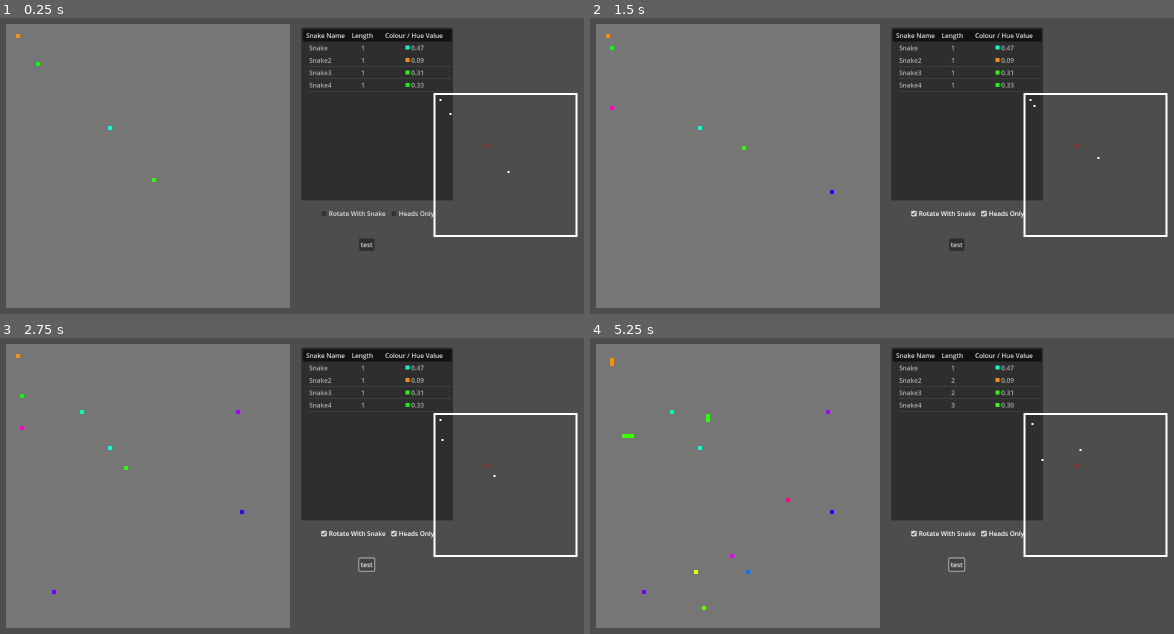
Above: before the commit, frames 1-4 (two rows, left to right).
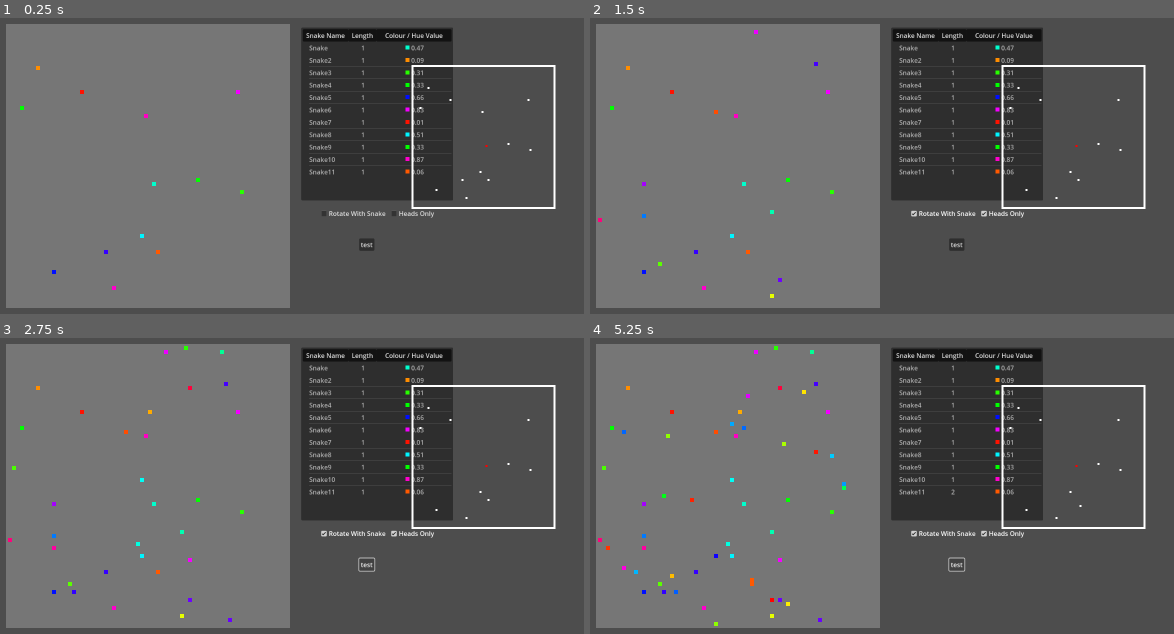
Above: after the commit, the same moments.

Repository: kwdChan/Snake-World
Game: Godot game, scene res://main.tscn
The game is run twice, just before and just after one commit, with the same random seed, the same clock (stepped at 60 frames per second) and the same inputs.
Inputs:
- Up to frame 1 (0.25 s): no input
- Up to frame 2 (1.5 s): click "Rotate With Snake" at 0.5 s; click "Heads Only" at 1.25 s
- Up to frame 3 (2.75 s): click "test" at 2 s
- Up to frame 4 (5.25 s): tap Enter at 2.75 s; hold Right (ui_right) 2.78-3.53 s; hold Down (ui_down) 3.53-4.28 s; hold Right (ui_right) 4.28-5.03 s; tap Space at 5 s; hold Up (ui_up) from 5.03 s (still down)

The runs differ from the first frame. In frame 1, 2.4% of the frame differs, in the area x 2-99%, y 5-92%; in frame 2, 2.5%; in frame 3, 2.6%; in frame 4, 2.9%, in the area x 1-99%, y 2-98%.

Commit message:
snakes are under policies now

Diff:
--- a/env.gd
+++ b/env.gd
@@ -13,13 +13,24 @@
 const SNAKE_SCENE := preload("res://snake.tscn") as PackedScene
 
 const ECO_PARAMS = {
-	N_SNAKE = 3,
-	FOOD_INTERVAL = 0.5
+	FOOD_INTERVAL = 0.1
 }
 
+var N_SNAKES = {
+	PolicyDeepQLearning: 10,
+	PolicyNearestFood: 0,
+	PolicyUserInput:1,
+}
 
 var all_snakes: Array[Snake] = []
 var all_foods: Array[Snake] = []
+
+var snakes_of_policies = {
+	PolicyDeepQLearning: [],
+	PolicyNearestFood:[],
+	PolicyUserInput: []
+}
+
 
 @onready var world_boundry_grids: Array[Vector2i] = _cal_world_boundry_grids()
 @onready var ws_client := WSClient.new()
@@ -46,14 +57,10 @@
 	$SnakeSpawnTimer.set_wait_time(ECO_PARAMS.FOOD_INTERVAL)
 	$SnakeSpawnTimer.start()
 
-	PolicyRemoteControl.use_for_snake(new_snake(Vector2i(25,25)), ws_client, self)
-	PolicyUserInput.use_for_snake(new_snake(Vector2i(2,2)), self)
+	for policy in N_SNAKES:
+		for i in range(N_SNAKES[policy]):
+			new_snake(null, policy)
 
-
-
-
-	for i in range(ECO_PARAMS.N_SNAKE-1):
-		new_snake()
 	draw_world_boundary()
 
 
@@ -81,7 +88,7 @@
 			randi_range(0, WORLD_PARAMS.SIZE_GRID.x-1), randi_range(0, WORLD_PARAMS.SIZE_GRID.y-1)
 		)
 
-func new_snake(loc=null):
+func new_snake(loc=null, policy = PolicyNearestFood):
 	var snake = SNAKE_SCENE.instantiate()
 	if loc == null:
 		loc = random_loc()
@@ -92,16 +99,24 @@
 	)
 	add_child(snake)
 
-	PolicyNearestFood.use_for_snake(snake, self)
+	policy.use_for_snake(snake, self, {ws_client=ws_client})
+
+	snakes_of_policies[policy].append(snake)
+
 	all_snakes.append(snake)
 	snake_list_change.emit()
-	#snake.dead.connect(_on_snake_dead)
+	snake.dead.connect(_on_snake_dead)
 	return snake
 
 
 
+
+
 func _on_snake_dead(_snake: Snake):
-	snake_list_change.emit()
+	new_snake(null, _snake.policy.get_script())
+
+
+
 
 func new_food(loc=null):
 	var snake = SNAKE_SCENE.instantiate()
@@ -129,8 +144,7 @@
 
 func _on_snake_spawn_timer_timeout():
 
-	if len(all_snakes) < ECO_PARAMS.N_SNAKE:
-		new_snake()
+
 	new_food()
 	$SnakeSpawnTimer.start()
 
--- a/network/ws_client.gd
+++ b/network/ws_client.gd
@@ -12,10 +12,8 @@
 
 var timer: Timer
 func _ready():
-	socket.connect_to_url("ws://localhost:8001")
 
-
-	# TODO: can't do faster than the frame rate?
+	# TODO: can't do faster than 50ms?
 	timer = Timer.new()
 	add_child(timer)
 	timer.set_wait_time(0.001)
@@ -23,8 +21,10 @@
 	timer.timeout.connect(func(): poll())
 
 
+func poll():
+	if not open:
+		socket.connect_to_url("ws://localhost:8001")
 
-func poll():
 	socket.poll()
 
 	state = socket.get_ready_state()
--- a/snake.gd
+++ b/snake.gd
@@ -9,7 +9,7 @@
 # if idx is not 0, it means it is food
 var idx = 0
 
-var _action_intervel := 0.15
+var _action_intervel := 0.05
 
 var policy: Policy
 
@@ -84,6 +84,11 @@
 func _on_node_eaten(node_idx):
 	if node_idx == 0:
 		dead.emit(self)
+
+		# let the policy knows it died
+		nodes = []
+		policy.step(self)
+
 		queue_free()
 
 	nodes = nodes.filter(func (x): return (x.idx!=node_idx))
@@ -115,6 +120,10 @@
 		return [get_head_grid()]
 
 func get_head_grid() -> Vector2i:
+	if not len(nodes):
+		push_warning("zero-length snake: get_head_grid")
+		return Vector2i(0, 0)
+
 	return nodes[0].grid_pos
 
 func get_body_grids() -> Array[Vector2i]:
--- a/snake_action_plan/action_plan.gd
+++ b/snake_action_plan/action_plan.gd
@@ -6,3 +6,10 @@
 
 func step(_snake: Snake) -> void:
 	action_ready.emit(Action.STAY)
+
+func get_subclass():
+	pass
+
+#func get_self_type():
+#
+#	return self.get_subclass()
--- /dev/null
+++ b/snake_action_plan/deep_q_learning_remote.gd
@@ -0,0 +1,70 @@
+class_name PolicyDeepQLearning
+extends Policy
+
+var ws_client: WSClient
+
+var existing_len: int:
+	set(v):
+		existing_len = v
+@onready var id = str(get_instance_id())
+
+var last_pos: Vector2i
+
+#func get_subclass():
+#	return PolicyDeepQLearning
+
+
+func use_ws_client(_ws_client:WSClient):
+	ws_client = _ws_client
+	ws_client.message_received.connect(_on_message)
+
+
+func step(_snake: Snake):
+	if (not ws_client.open) :
+		return Action.STAY
+
+	var data = _snake.get_sensory_info()
+
+
+
+
+	data['time'] = Time.get_ticks_msec()
+
+	var new_len = len(_snake.nodes)
+	data['rewards'] = (new_len - existing_len)
+
+	var new_pos = _snake.nodes[0].grid_pos if new_len else Vector2i(0,0)
+
+	if (last_pos == new_pos):
+		data['rewards'] -= 0.001
+	last_pos = new_pos
+
+	if new_len == 0:
+		data['rewards'] = min(-50, data['rewards'] )
+
+	existing_len = new_len
+
+	ws_client.send(
+		JSON.stringify(data),
+		"deep_q_pre_extracted",
+		id
+	)
+
+
+func _on_message(receiver_id, tag, message):
+	if not receiver_id == id:
+		return
+
+	print(Time.get_ticks_msec() - message.time)
+	emit_signal("action_ready", message.action)
+
+
+
+
+static func use_for_snake(_snake, _env, data={}):
+	var plan = PolicyDeepQLearning.new()
+
+	_env.add_child(plan)
+	plan.use_ws_client(data.ws_client)
+	plan.existing_len = len(_snake.nodes)
+	_snake.use_policy(plan)
--- a/snake_action_plan/nearest_food.gd
+++ b/snake_action_plan/nearest_food.gd
@@ -88,8 +88,7 @@
 	return max_index
 
 
-static func use_for_snake(snake, env):
+static func use_for_snake(snake, env, data={}):
 	var plan = PolicyNearestFood.new()
-
 	env.add_child(plan)
 	snake.use_policy(plan)
--- a/snake_action_plan/user_input.gd
+++ b/snake_action_plan/user_input.gd
@@ -29,8 +29,7 @@
 	return
 
 
-static func use_for_snake(_snake, _env):
+static func use_for_snake(_snake, _env, data={}):
 	var plan = PolicyUserInput.new()
-
 	_env.add_child(plan)
 	_snake.use_policy(plan)
